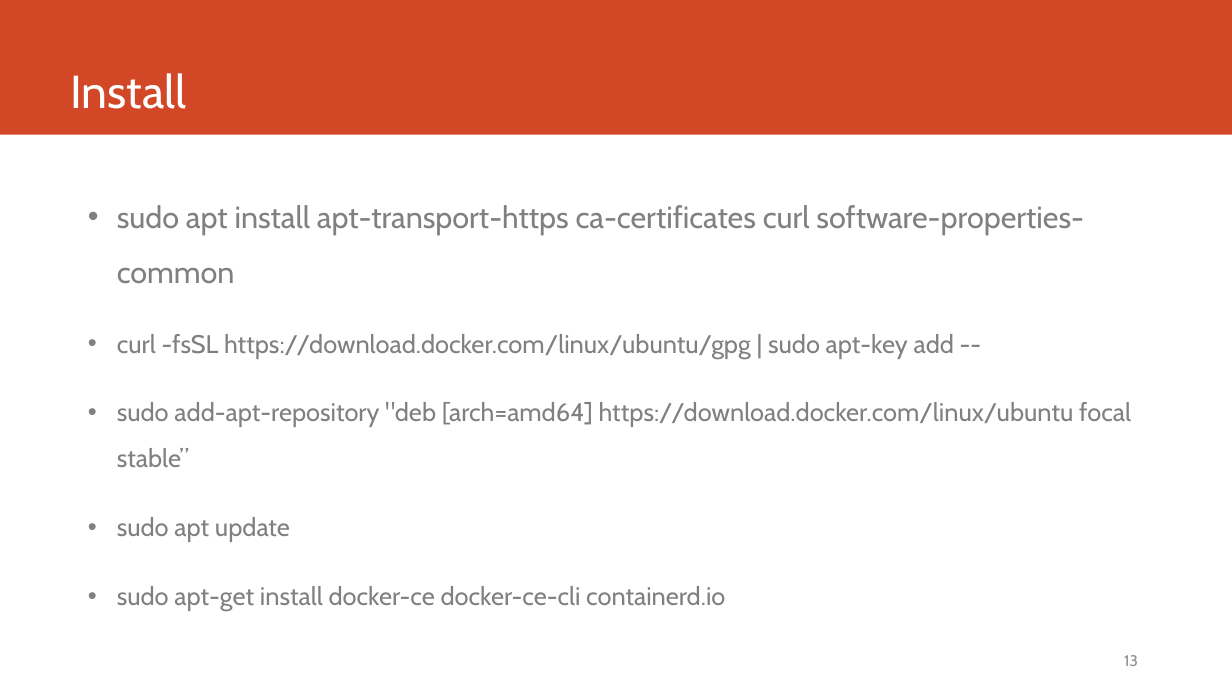
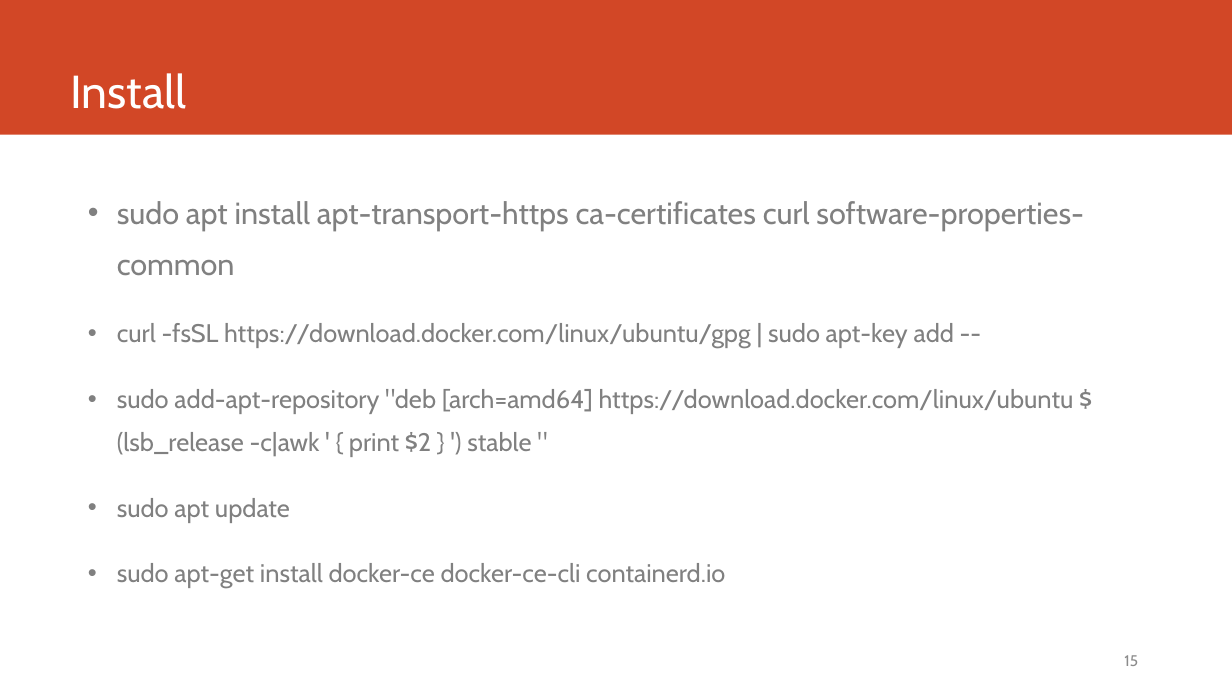
Before and after one commit to compilereg/docker, a slide deck: slide 15 of Docker.pptx (slide 13 before the commit). Drawn at 1232x693 pixels with LibreOffice and Linux fonts; fonts in the diff are those of the drawing. Boxes give left, top, right and bottom in pixels: in the first picture for what was removed or moved away, otherwise in the second. Text is boxed around its words. In the diff, an @@ line names an element or a change of style, - is before the commit and + after.

```diff
--- a/Docker.pptx
+++ b/Docker.pptx
@@ text at bbox=[117, 201, 1084, 588]: line spacing 1.5 to 1.4 @@
@@ text at bbox=[117, 389, 1074, 457]: text changed @@
-• sudo add-apt-repository "deb [arch=amd64] https://download.docker.com/linux/ubuntu focal stable”
+• sudo add-apt-repository "deb [arch=amd64] https://download.docker.com/linux/ubuntu $(lsb_release -c|awk ' { print $2 } ') stable "
@@ page number at bbox=[1124, 655, 1138, 666]: text changed @@
-13
+15
```
Also in this commit, not shown: 21 other slides changed, 12 slides added, 1 slide removed.
